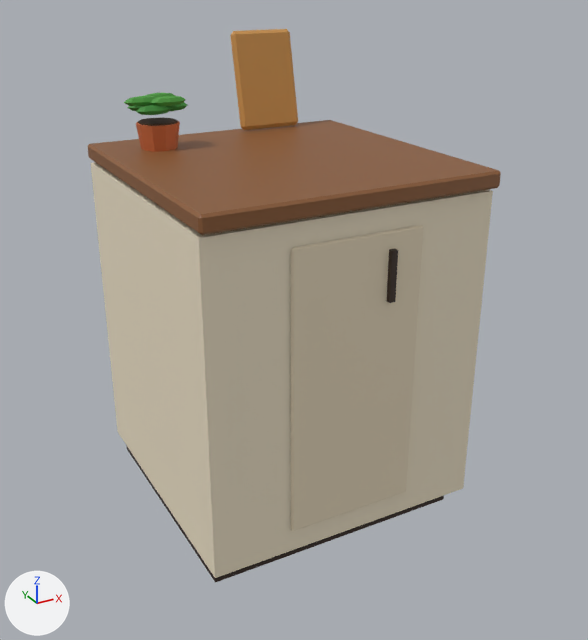
Renders of the glTF model godot/assets/models/furniture/counter_corner.glb from each side of a commit.
The view is the same before and after, from a camera (50 mm lens) standing at (-0.91, -1.729, 1.345) and looking at (0.014, -0.049, 0.505). The axes (+X, +Y, +Z) are drawn at lower left. The lights are the same throughout. The first picture is the older version. Vertices at exactly the same position are counted once.

Objects in the first picture: 'counter_corner'.
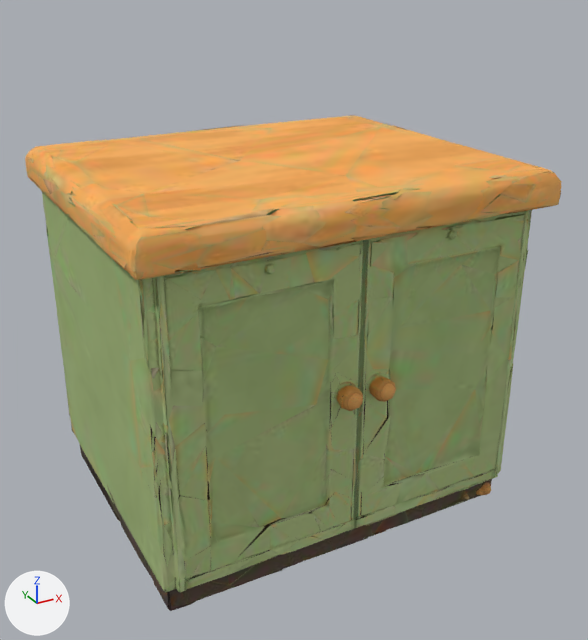
Pixel boxes (x1, y1, x2, y2) of what changed, in the pictures (588 x 640 px):
'counter_corner', reshaped, recoloured (30% wider, 10% shorter)
    before: (88, 29, 501, 583)
    after: (25, 115, 561, 611)
part 1 of me_counter_corner, rebuilt (33% wider, 19% taller)
    before: (91, 162, 493, 578)
    after: (25, 115, 561, 611)
part 2 of me_counter_corner, deleted
    before: (124, 29, 444, 583)
part 3 of me_counter_corner, reshaped
    before: (88, 120, 501, 531)
    after: (28, 157, 529, 604)

Edits to the bpy script that builds the scene:
```text
Add img_image_0:
    img_image_0 = load_image('Image_0', '_unpacked/Image_0', 512, 512, 'sRGB')
Add img_image_2:
    img_image_2 = load_image('Image_2', '_unpacked/Image_2', 512, 512, 'Non-Color')
Add mat_material_0:
    mat_material_0 = bpy.data.materials.new('Material_0')
    # uses the picture img_image_0
    # uses the picture img_image_2
Change me_counter_corner:
    used by ob_counter_corner; location = (0.0, 0.0, 0.0)
    remove me_counter_corner.from_pydata(...)  # 284 vertices, 512 faces; spans x -0.365..0.365, y -0.379..0.379, z 0.0..1.177
    remove me_counter_corner.materials.append(mat_ceee2c8)  # pale yellow #eee2c8
    remove me_counter_corner.materials.append(mat_c3a2a20_001)  # brown #3a2a20
    remove me_counter_corner.materials.append(mat_c8a5a34)  # brown #8a5a34
    remove me_counter_corner.materials.append(mat_ce6d8bc)  # beige #e6d8bc
    remove me_counter_corner.materials.append(mat_c3a2a20)  # brown #3a2a20
    remove me_counter_corner.materials.append(mat_cc8683a)  # orange #c8683a
    remove me_counter_corner.materials.append(mat_c4a3424)  # brown #4a3424
    remove me_counter_corner.materials.append(mat_c3a8a34)  # green #3a8a34
    remove me_counter_corner.materials.append(mat_c4a9a3a)  # green #4a9a3a
    remove me_counter_corner.materials.append(mat_cc8904a)  # orange #c8904a
    add me_counter_corner.from_pydata(...)  # 6143 vertices, 5999 faces; spans x -0.513..0.513, y -0.437..0.437, z 0.0..0.92
    me_counter_corner part 1: the loose piece of 8 vertices spanning x -0.36..0.36, y -0.356..0.364, z 0.06..0.87 is rebuilt with 3962 vertices and now spans x -0.513..0.513, y -0.437..0.437, z 0.0..0.92, in mat_material_0
    me_counter_corner part 2: 11 loose pieces with 228 vertices, spanning x -0.34..0.34, y -0.379..0.379, z 0.0..1.177, are deleted
    me_counter_corner part 3: 48 vertices removed from x -0.365..0.365, y -0.376..0.364, z 0.12..0.92; 2157 vertices added at x -0.508..0.48, y -0.437..0.436, z 0.003..0.895
    other edits to the shape of me_counter_corner do not show in these pictures
    add me_counter_corner.materials.append(mat_material_0)
```
